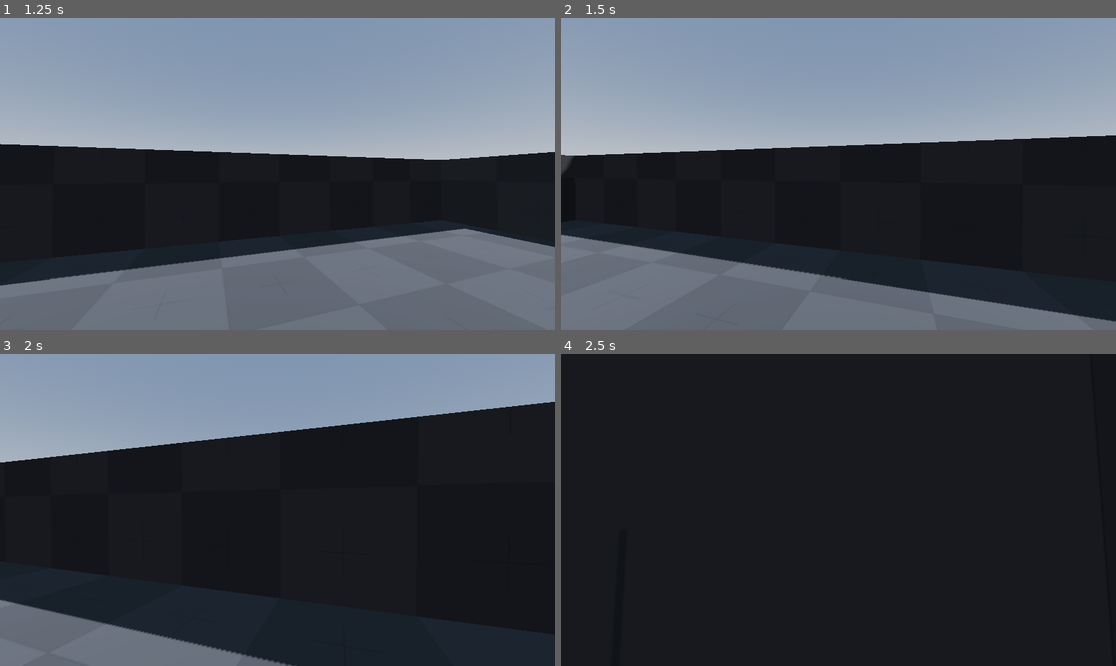
Above: before the commit, frames 1-4 (two rows, left to right).
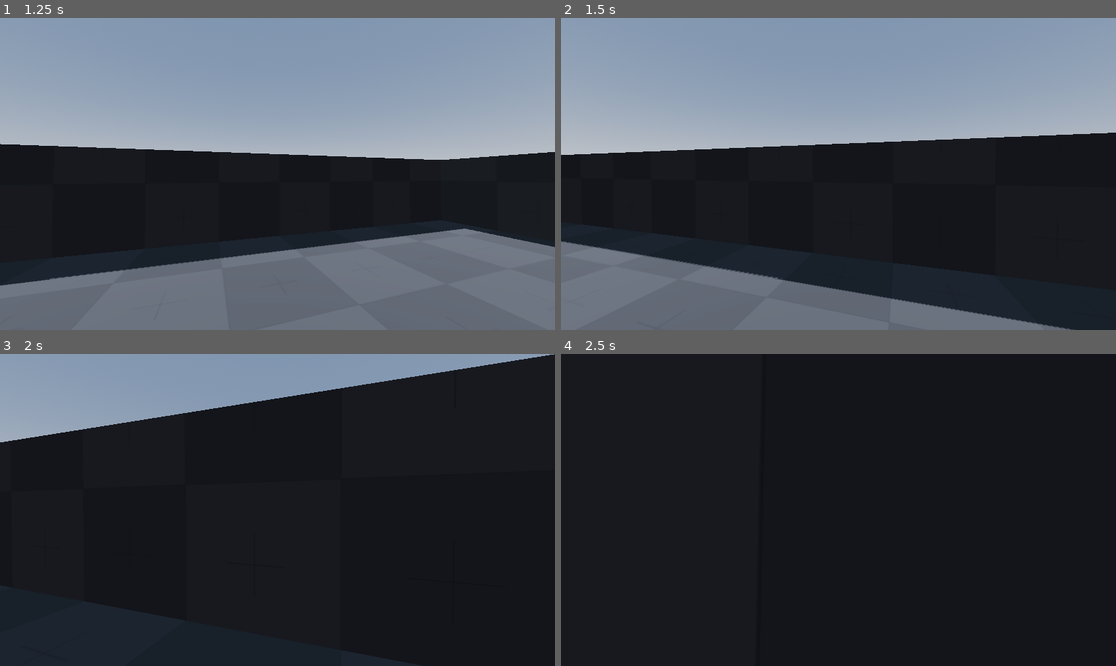
Above: after the commit, the same moments.

Repository: sebha01/Godot-Fps-Tutorial
Game: Godot game, scene res://Scenes/world.tscn
The game is run twice, just before and just after one commit, with the same random seed, the same clock (stepped at 60 frames per second) and the same inputs.
Inputs (mouse positions are in pixels of both pictures, inside the frame that each line leads up to):
- Up to frame 1 (1.25 s): tap Enter at 0.5 s; move the mouse to (305, 174) at 0.52 s; hold Up (Up) from 0.53 s (still down); hold Shift (Sprint) from 0.53 s (still down); tap Space (Jump) at 0.77 s
- Up to frame 2 (1.5 s): keep holding Up (Up); move the mouse to (810, 174) at 1.27 s; release Shift (Sprint) at 1.28 s; tap Shift (Sprint) at 1.35 s
- Up to frame 3 (2 s): keep holding Up (Up); tap Space (Jump) at 1.52 s
- Up to frame 4 (2.5 s): keep holding Up (Up); move the mouse to (849, 503) at 2.02 s; hold Shift (Sprint) from 2.03 s (still down)

Frame 1 is identical in both runs. In frame 2, 4.3% of the frame differs, in the area x 0-100%, y 36-100%; in frame 3, 17%, in the area x 0-100%, y 0-100%; in frame 4, less than 0.1%.

Commit message:
Inertia fixed

Diff:
--- a/Scripts/Player.gd
+++ b/Scripts/Player.gd
@@ -44,7 +44,7 @@
 	# As good practice, you should replace UI actions with custom gameplay actions.
 	var input_dir = Input.get_vector("Left", "Right", "Up", "Down")
 	var direction = (head.transform.basis * Vector3(input_dir.x, 0, input_dir.y)).normalized()
-	if is_on_floor:
+	if is_on_floor():
 		if direction:
 			velocity.x = direction.x * speed
 			velocity.z = direction.z * speed
